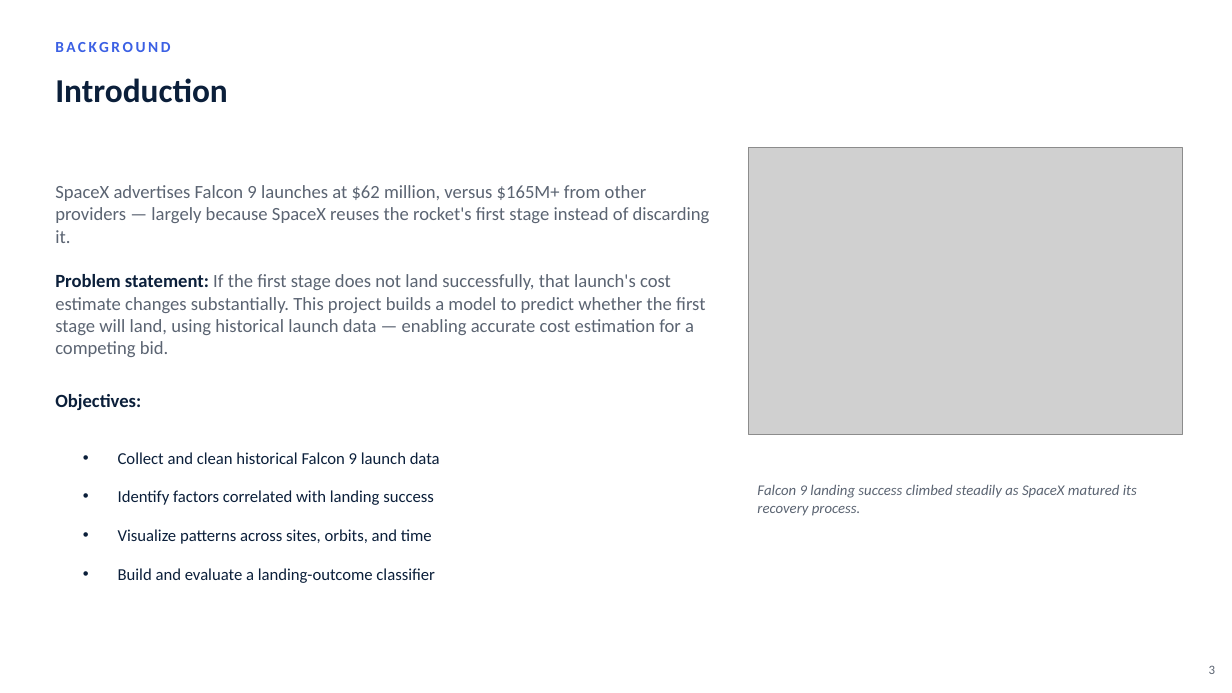
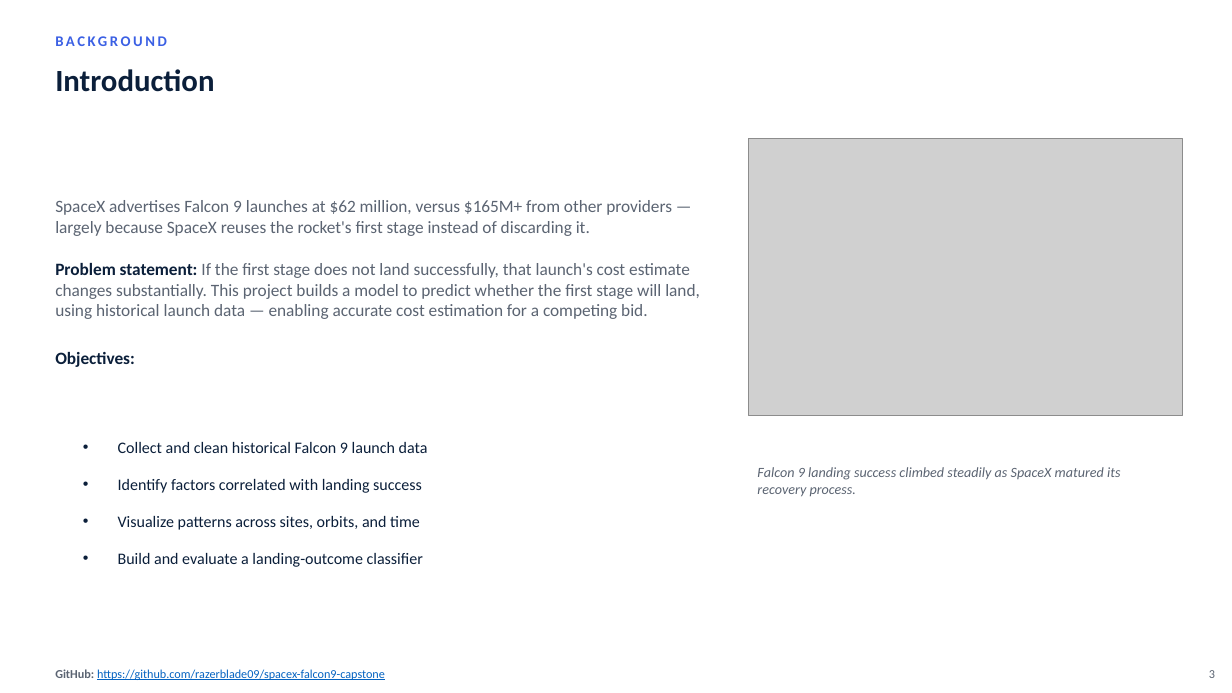
Before and after one commit to razerblade09/spacex-falcon9-capstone, a slide deck: slide 3 of Data_Science_Capstone_Presentation.pptx. Drawn at 1232x693 pixels with LibreOffice and Linux fonts; fonts in the diff are those of the drawing; grey boxes stand for pictures. Boxes give left, top, right and bottom in pixels: in the first picture for what was removed or moved away, otherwise in the second. Text is boxed around its words. In the diff, an @@ line names an element or a change of style, - is before the commit and + after.

```diff
--- a/Data_Science_Capstone_Presentation.pptx
+++ b/Data_Science_Capstone_Presentation.pptx
@@ text "BACKGROUND" at (46, 28, 786, 54): size 12 to 11.5 pt @@
@@ text "Introduction" at (55, 69, 214, 92): size 26 to 24 pt @@
@@ text "SpaceX advertises Falcon 9 launches ...": place and size @@
-text "SpaceX advertises Falcon 9 launches ..." at (55, 185, 710, 410)
+text "SpaceX advertises Falcon 9 launches ..." at (55, 200, 700, 367)
@@ text "SpaceX advertises Falcon 9 launches ..." at (55, 200, 700, 367): size 14.5 to 13.5 pt; line spacing 24pt to 21pt @@
@@ picture: place and size @@
-picture at (749, 148, 1183, 434)
+picture at (749, 139, 1183, 416)
@@ text "Collect and clean historical Falcon ...": place and size @@
-text "Collect and clean historical Falcon ..." at (118, 452, 440, 464)
+text "Collect and clean historical Falcon ..." at (118, 442, 428, 453)
@@ text "Falcon 9 landing success climbed ...": place and size @@
-text "Falcon 9 landing success climbed ..." at (757, 484, 1137, 516)
+text "Falcon 9 landing success climbed ..." at (757, 467, 1120, 497)
@@ text "Falcon 9 landing success climbed ..." at (757, 467, 1120, 497): size 11.5 to 11 pt @@
@@ text "Identify factors correlated with landing ...": place and size @@
-text "Identify factors correlated with landing ..." at (118, 490, 434, 505)
+text "Identify factors correlated with landing ..." at (118, 479, 422, 493)
@@ text "Visualize patterns across sites, orbits, ...": place and size @@
-text "Visualize patterns across sites, orbits, ..." at (118, 529, 432, 544)
+text "Visualize patterns across sites, orbits, ..." at (118, 516, 420, 530)
@@ size 13 to 12.5 pt in 4 elements at (118, 442, 428, 453), (118, 479, 422, 493), (118, 516, 420, 530), (118, 553, 423, 567) @@
@@ text "Build and evaluate a landing-outcome ...": place and size @@
-text "Build and evaluate a landing-outcome ..." at (118, 568, 435, 583)
+text "Build and evaluate a landing-outcome ..." at (118, 553, 423, 567)
@@ text added at (55, 669, 385, 680), 9.5 pt, text #0563C1, underline @@
+GitHub: https://github.com/razerblade09/spacex-falcon9-capstone
@@ text "3" at (1209, 670, 1215, 678): size 10 to 9.5 pt @@
```
Also in this commit, not shown: 11 other slides changed, 7 slides removed, 1 other file.
